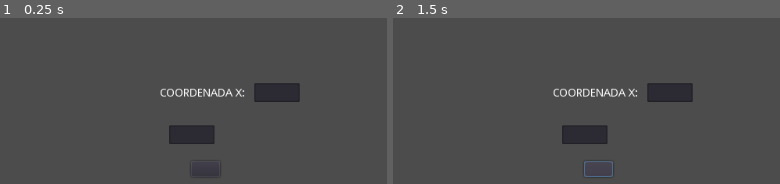
Above: before the commit, frames 1-2 (left to right).
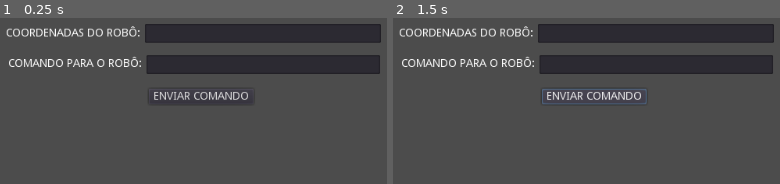
Above: after the commit, the same moments.

Repository: luizfsborges/inteli-robo-digital-luiz-borges
Game: Godot game, scene res://Node2D.tscn
The game is run twice, just before and just after one commit, with the same random seed, the same clock (stepped at 60 frames per second) and the same inputs.
Inputs (mouse positions are in pixels of both pictures, inside the frame that each line leads up to; where the layout moved, square brackets give the same spot in the first picture):
- Up to frame 1 (0.25 s): no input
- Up to frame 2 (1.5 s): click (594, 96) [598, 169] at 0.5 s; click (594, 96) [598, 169] at 1.25 s

The runs differ from the first frame. In frame 1, 19% of the frame differs, in the area x 1-99%, y 3-76%; in frame 2, 20%, in the area x 1-99%, y 3-96%.

Commit message:
[Godot fazendo a leitura contínua de mensagens enviadas pelo python]

Diff:
--- a/robo_digital_godot/Node2D.gd
+++ b/robo_digital_godot/Node2D.gd
@@ -3,15 +3,12 @@
 var client = WebSocketClient.new()
 var url = "ws://localhost:5000"
 
-func mostra_coordenada_x(coordenada_x):
-	get_node("LineEditCoordenadaX").set_text(str(coordenada_x))
-
 # Called when the node enters the scene tree for the first time.
 func _ready():
-	client.connect("Comunicação encerrada", self, "comunicação encerrada")
-	client.connect("Erro de comunicação", self, "erro de comunicação")
-	client.connect("Conexão estabelecida", self, "Conectado")
-	client.connect("mensagem_recebida", self, "mensagem_recebida")
+	#client.connect("connection_closed", self, "connection_closed")
+	#client.connect("connection_error", self, "connection_error")
+	#client.connect("connection_established", self, "connection_established")
+	client.connect("data_received", self, "mensagem_recebida")
 
 
 	var erro = client.connect_to_url(url)
@@ -26,6 +23,9 @@
 	#mostra_coordenada_x(678)
 	client.poll()
 
+func mostra_coordenada_x(coordenada_x):
+	get_node("LineEditCoordenadaX").set_text(str(coordenada_x))
+
 func mensagem_recebida():
 	var mensagem = client.get_peer(1).get_packet().get_string_from_utf8()
 	mostra_coordenada_x(mensagem)
@@ -35,4 +35,3 @@
 
 func _on_ButtonEnvio_pressed():
 	manda_mensagem(get_node("LineEditComandoX").text)
-	mensagem_recebida()
--- a/robo_digital_godot/Node2D.tscn
+++ b/robo_digital_godot/Node2D.tscn
@@ -6,38 +6,49 @@
 script = ExtResource( 1 )
 
 [node name="Label_coordenada_x" type="Label" parent="."]
-margin_left = 234.0
-margin_top = 132.0
-margin_right = 343.0
-margin_bottom = 146.0
-text = "COORDENADA X:"
+margin_left = 37.0
+margin_top = 55.0
+margin_right = 208.0
+margin_bottom = 69.0
+text = "COORDENADAS DO ROBÔ:"
 __meta__ = {
 "_edit_use_anchors_": false
 }
 
 [node name="LineEditCoordenadaX" type="LineEdit" parent="."]
-margin_left = 355.0
-margin_top = 126.0
-margin_right = 413.0
-margin_bottom = 150.0
+margin_left = 215.0
+margin_top = 50.0
+margin_right = 517.0
+margin_bottom = 74.0
 __meta__ = {
 "_edit_use_anchors_": false
 }
 
 [node name="LineEditComandoX" type="LineEdit" parent="."]
-margin_left = 246.0
-margin_top = 180.0
-margin_right = 304.0
-margin_bottom = 204.0
+margin_left = 217.0
+margin_top = 90.0
+margin_right = 516.0
+margin_bottom = 114.0
 __meta__ = {
 "_edit_use_anchors_": false
 }
 
 [node name="ButtonEnvio" type="Button" parent="."]
-margin_left = 274.0
-margin_top = 226.0
-margin_right = 311.0
-margin_bottom = 246.0
+margin_left = 220.0
+margin_top = 133.0
+margin_right = 354.0
+margin_bottom = 153.0
+text = "ENVIAR COMANDO"
+__meta__ = {
+"_edit_use_anchors_": false
+}
+
+[node name="Label" type="Label" parent="."]
+margin_left = 40.0
+margin_top = 94.0
+margin_right = 212.0
+margin_bottom = 108.0
+text = "COMANDO PARA O ROBÔ:"
 __meta__ = {
 "_edit_use_anchors_": false
 }
Not shown, changed: controle_robo_juntas.py
